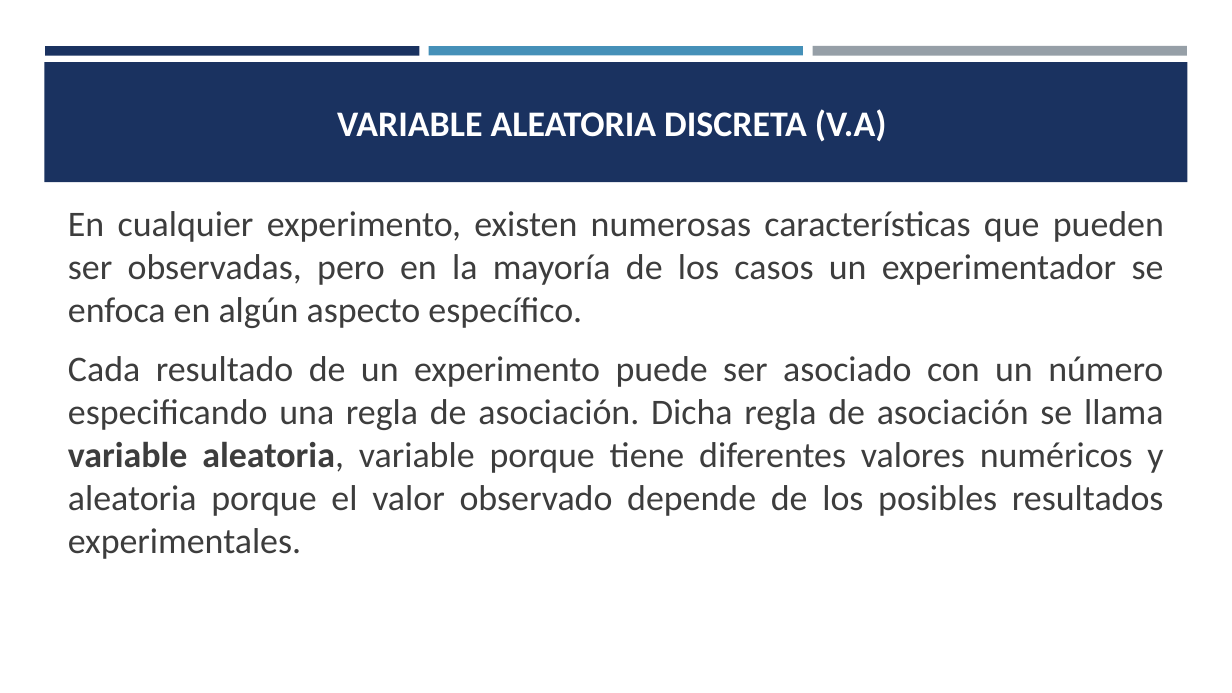
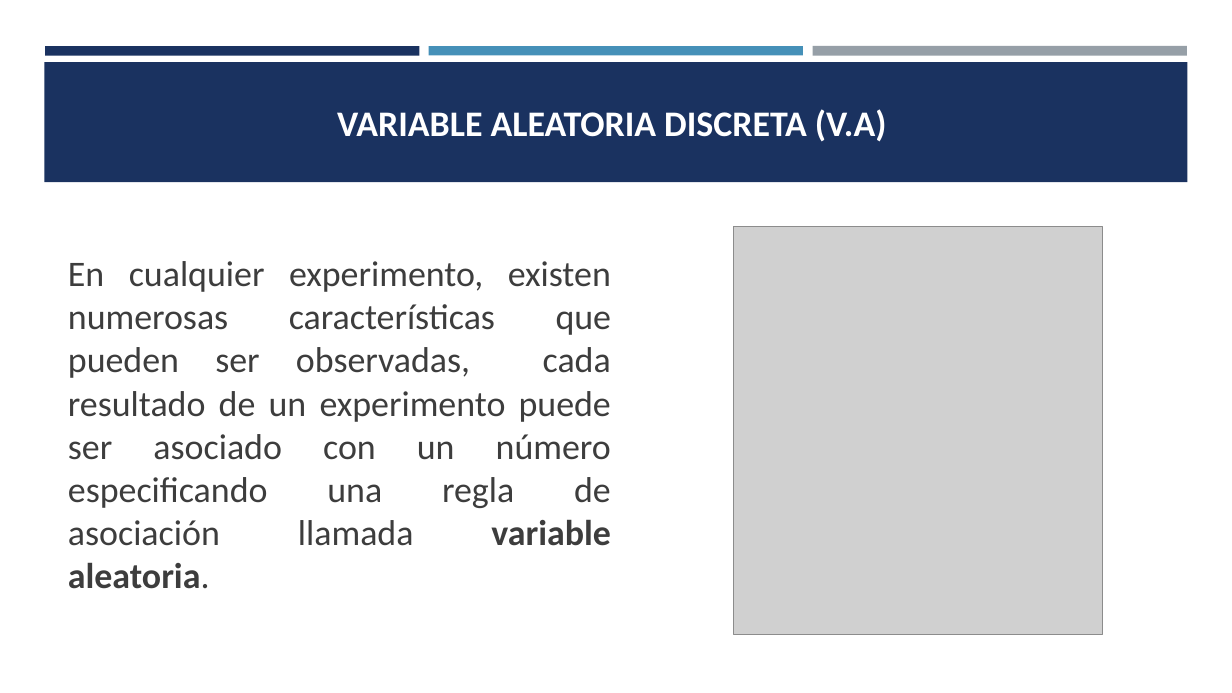
Before and after one commit to estadisticaITM/estadisticaITM.github.io, a slide deck: slide 2 of ITM_VAD_EBX.pptx. Drawn at 1232x693 pixels with LibreOffice and Linux fonts; fonts in the diff are those of the drawing; grey boxes stand for pictures. Boxes give left, top, right and bottom in pixels: in the first picture for what was removed or moved away, otherwise in the second. Text is boxed around its words. In the diff, an @@ line names an element or a change of style, - is before the commit and + after.

```diff
--- a/ITM_VAD_EBX.pptx
+++ b/ITM_VAD_EBX.pptx
@@ picture added at <box>734,226,1103,635</box> @@
@@ text at <box>68,261,612,589</box>: text changed @@
-En cualquier experimento, existen numerosas características que pueden ser observadas, pero en la mayoría de los casos un experimentador se enfoca en algún aspecto específico.
-Cada resultado de un experimento puede ser asociado con un número especificando una regla de asociación. Dicha regla de asociación se llama variable aleatoria, variable porque tiene diferentes valores numéricos y aleatoria porque el valor observado depende de los posibles resultados experimentales.
+En cualquier experimento, existen numerosas características que pueden ser observadas, cada resultado de un experimento puede ser asociado con un número especificando una regla de asociación llamada variable aleatoria.
```
Also in this commit, not shown: 4 other slides changed, 3 slides added, 4 slides removed, 11 other files.
